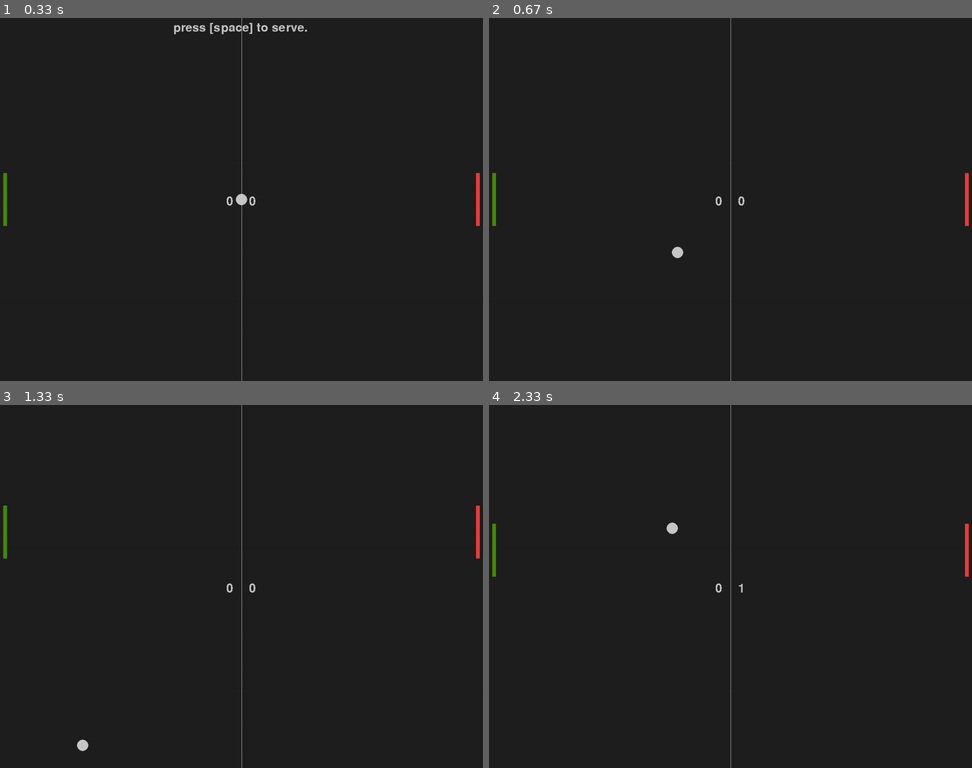
Above: before the commit, frames 1-4 (two rows, left to right).
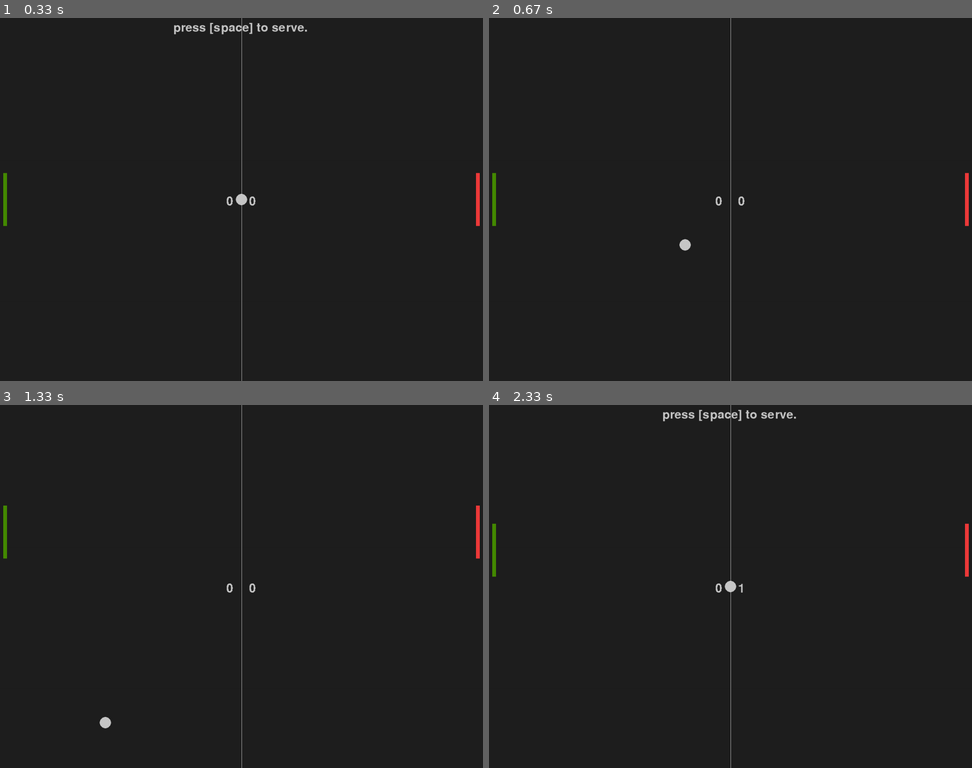
Above: after the commit, the same moments.

Repository: HeyItsBlinded/pygame-tutorial
Game: pygame game, started from main.py
The game is run twice, just before and just after one commit, with the same random seed, the same clock (stepped at 60 frames per second) and the same inputs.
Inputs:
- Up to frame 1 (0.33 s): no input
- Up to frame 2 (0.67 s): tap Space at 0.33 s
- Up to frame 3 (1.33 s): hold Up 0.67-1.13 s; hold W 0.67-1.13 s; tap Space at 0.73, 1.03, 1.23 s; hold Down from 1.17 s (still down); hold S from 1.17 s (still down)
- Up to frame 4 (2.33 s): release Down at 1.47 s; release S at 1.47 s; hold Up 1.5-1.87 s; hold W 1.5-1.87 s; tap Space at 1.57, 1.97 s; hold Down 1.9-2.27 s; hold S 1.9-2.27 s; hold Up from 2.3 s (still down); hold W from 2.3 s (still down)

Frame 1 is identical in both runs. In frame 2, 0.1% of the frame differs, in the area x 37-42%, y 60-67%; in frame 3, 0.1%; in frame 4, 0.5%, in the area x 35-64%, y 1-52%.

Commit message:
counter functional for speed increase functionality

Diff:
--- a/main.py
+++ b/main.py
@@ -32,6 +32,7 @@
 ballspeedY = 0
 player1Speed = 0
 player2Speed = 0
+counter = 0 # helper var to increment increased ball speed
 
 # sound assets
 pong_sound = pygame.mixer.Sound("pong.ogg")
@@ -41,9 +42,10 @@
 
 # ------- DEFS -------
 def ball_animation():
-    global ballspeedX, ballspeedY, player1_score, player2_score
+    global ballspeedX, ballspeedY, player1_score, player2_score, counter
     ball.x += ballspeedX
     ball.y += ballspeedY
+
     if ball.top <= 0 or ball.bottom >= scr_height:
         pygame.mixer.Sound.play(pong_sound)
         ballspeedY *= -1
@@ -56,6 +58,7 @@
         player2_score += 1
         ballresetpos()
     if ball.colliderect(player1) and ballspeedX > 0:
+        counter += 1
         pygame.mixer.Sound.play(pong_sound)
         if abs(ball.right - player1.left < 10):
             ballspeedX *= -1
@@ -64,6 +67,7 @@
         elif abs(ball.top - player1.bottom) < 10 and ballspeedY < 0:
             ballspeedY *= -1
     if ball.colliderect(player2) and ballspeedX < 0:
+        counter += 1
         pygame.mixer.Sound.play(pong_sound)
         if abs(ball.left - player2.right < 10):
             ballspeedX *= -1
@@ -73,10 +77,11 @@
             ballspeedY *= -1
 
 def ballresetpos():
-    global ballspeedX, ballspeedY, show_instructions
+    global ballspeedX, ballspeedY, show_instructions, counter
     ball.center = (scr_width/2, scr_height/2)
     ballspeedY = 0
     ballspeedX = 0
+    counter = 0
     show_instructions = True
 
 def player1_animation():
@@ -116,8 +121,8 @@
             if event.key == pygame.K_SPACE:
                 if ballspeedX == 0 and ballspeedY == 0: # prevents reset while ball is in play
                     ballresetpos()
-                    ballspeedY = random.choice((1, -1)) * 7
-                    ballspeedX = random.choice((1, -1)) * 7
+                    ballspeedY = random.choice((1, -1)) * 6
+                    ballspeedX = random.choice((1, -1)) * 6
                     show_instructions = False
 
         # player1 ctrls
@@ -162,11 +167,15 @@
     player2_text = game_font.render(f"{player2_score}", False, light_grey)
     screen.blit(player2_text, (600, 470))
 
-    # TEMP #
+    # instructions support
     if show_instructions:
         instructions = game_font.render('press [space] to serve.', True, light_grey)
         screen.blit(instructions, (460, 10))
 
+    # TEMP #
+    # counter_text = game_font.render(f"{counter}", False, light_grey)
+    # screen.blit(counter_text, (500, 500))
+
     # updates game window
     pygame.display.flip()
     clock.tick(60)
Not shown, changed: README.md
